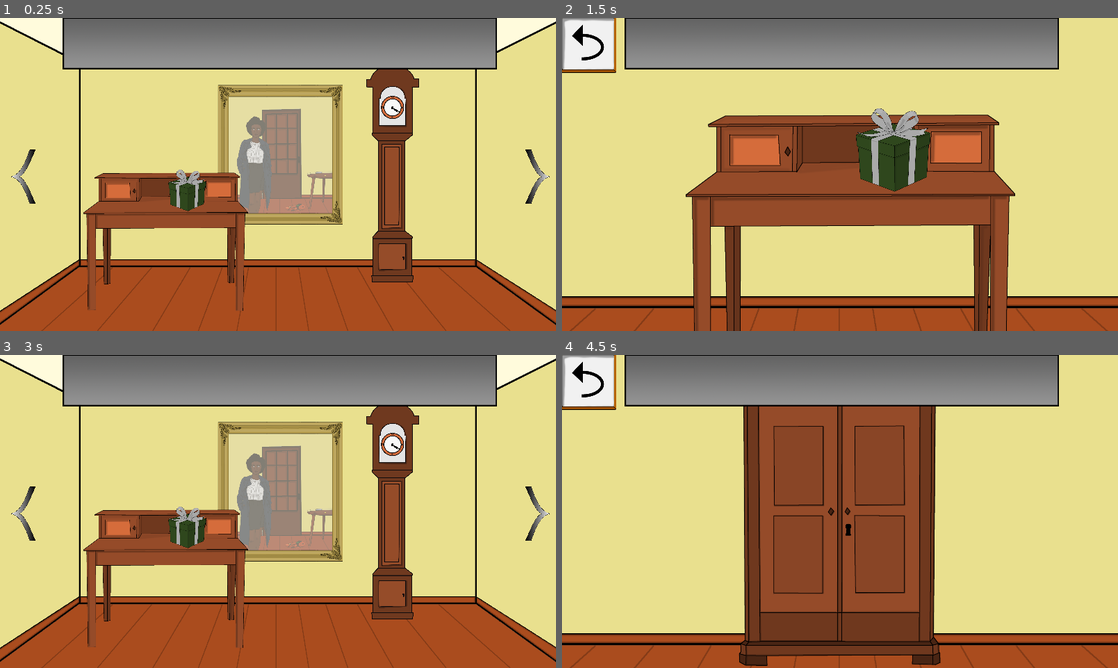
Above: before the commit, frames 1-4 (two rows, left to right).
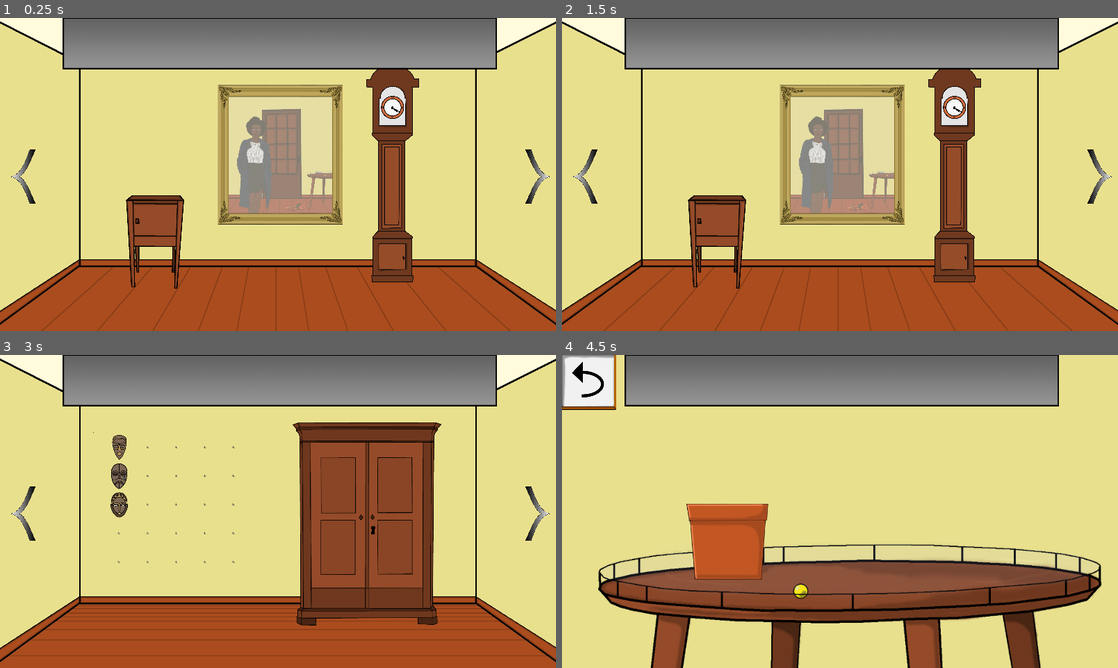
Above: after the commit, the same moments.

Repository: Paulpanther/GameJam11
Game: Godot game, scene res://Scenes/Main.tscn
Two runs of this game, one before a commit and one after it. Both use one fixed random seed, a clock stepped at 60 frames per second and the inputs below.
Inputs (mouse positions are in pixels of both pictures, inside the frame that each line leads up to):
- Up to frame 1 (0.25 s): no input
- Up to frame 2 (1.5 s): tap Enter at 0.5 s; move the mouse to (984, 174) at 0.52 s; click (984, 174) at 0.67 s; tap Space at 1.25 s; move the mouse to (751, 190) at 1.27 s; click (751, 190) at 1.42 s
- Up to frame 3 (3 s): tap Enter at 2 s; move the mouse to (328, 489) at 2.02 s; click (328, 489) at 2.17 s; tap Space at 2.75 s; move the mouse to (27, 380) at 2.77 s; click (27, 380) at 2.92 s
- Up to frame 4 (4.5 s): tap Enter at 3.5 s; move the mouse to (584, 511) at 3.52 s; click (584, 511) at 3.67 s; tap Space at 4.25 s; move the mouse to (928, 517) at 4.27 s; click (928, 517) at 4.42 s

The runs differ from the first frame. In frame 1, 5.9% of the frame differs, in the area x 15-45%, y 48-94%; in frame 2, 38%; in frame 3, 27%; in frame 4, 42%, in the area x 0-100%, y 16-100%.
Error before the commit: Invalid get index 'present_open' (on base: 'Node (global_flower_pot.gd)'). (res://Scripts/Room2/desk.gd:12)

Commit message:
Add desk but now working

Diff:
--- /dev/null
+++ b/Scenes/Room1/Drawer.tscn
@@ -0,0 +1,24 @@
+[gd_scene load_steps=5 format=2]
+
+[ext_resource path="res://Scripts/Room1/drawer.gd" type="Script" id=1]
+[ext_resource path="res://Sprites/Room1/kommode.png" type="Texture" id=2]
+[ext_resource path="res://Sprites/Room1/kommode_open.png" type="Texture" id=3]
+
+[sub_resource type="RectangleShape2D" id=1]
+extents = Vector2( 163.538, 255.271 )
+
+[node name="Drawer" type="Node2D"]
+script = ExtResource( 1 )
+
+[node name="DrawerOpen" type="Sprite" parent="."]
+texture = ExtResource( 3 )
+
+[node name="DrawerClosed" type="Sprite" parent="."]
+texture = ExtResource( 2 )
+
+[node name="DrawerTrigger" type="Area2D" parent="."]
+
+[node name="CollisionShape2D" type="CollisionShape2D" parent="DrawerTrigger"]
+position = Vector2( -62, -26 )
+shape = SubResource( 1 )
+[connection signal="input_event" from="DrawerTrigger" to="." method="on_click"]
--- /dev/null
+++ b/Scenes/Room1/DrawerDetail.tscn
@@ -0,0 +1,16 @@
+[gd_scene load_steps=3 format=2]
+
+[ext_resource path="res://Sprites/wall1.png" type="Texture" id=1]
+[ext_resource path="res://Scenes/Room1/Drawer.tscn" type="PackedScene" id=2]
+
+[node name="DrawerDetail" type="Node2D"]
+
+[node name="Sprite" type="Sprite" parent="."]
+position = Vector2( 966.656, 523.148 )
+scale = Vector2( 1.49169, 1.49169 )
+texture = ExtResource( 1 )
+
+[node name="Drawer" parent="." instance=ExtResource( 2 )]
+position = Vector2( 996.26, 810.931 )
+scale = Vector2( 1.2, 1.2 )
+interactable = true
--- a/Scenes/Room1/Room1.tscn
+++ b/Scenes/Room1/Room1.tscn
@@ -7,9 +7,7 @@
 [ext_resource path="res://Sprites/Room1/Clock/clockhand_small.png" type="Texture" id=5]
 [ext_resource path="res://Sprites/Room1/Clock/clockhand_big.png" type="Texture" id=6]
 [ext_resource path="res://Scenes/Room1/gfc_script_main_view.gd" type="Script" id=7]
-[ext_resource path="res://Scenes/Room2/Desk.tscn" type="PackedScene" id=8]
-
-
+[ext_resource path="res://Scenes/Room1/Drawer.tscn" type="PackedScene" id=8]
 
 [node name="Room1" type="Node2D"]
 script = ExtResource( 2 )
--- a/Scenes/Room2/DeskDetail.tscn
+++ b/Scenes/Room2/DeskDetail.tscn
@@ -2,8 +2,6 @@
 
 [ext_resource path="res://Sprites/wall1.png" type="Texture" id=1]
 [ext_resource path="res://Scenes/Room2/Desk.tscn" type="PackedScene" id=2]
-
-
 
 [node name="DrawerDetail" type="Node2D"]
 
@@ -12,7 +10,7 @@
 scale = Vector2( 1.49169, 1.49169 )
 texture = ExtResource( 1 )
 
-[node name="Drawer" parent="." instance=ExtResource( 2 )]
+[node name="Desk" parent="." instance=ExtResource( 2 )]
 position = Vector2( 996.26, 810.931 )
 scale = Vector2( 1.2, 1.2 )
 interactable = true
--- a/Scenes/Room2/Room2.tscn
+++ b/Scenes/Room2/Room2.tscn
@@ -1,7 +1,8 @@
-[gd_scene load_steps=4 format=2]
+[gd_scene load_steps=5 format=2]
 
 [ext_resource path="res://Sprites/wall2.png" type="Texture" id=1]
 [ext_resource path="res://Scripts/Room2/room2.gd" type="Script" id=2]
+[ext_resource path="res://Scenes/Room2/Desk.tscn" type="PackedScene" id=3]
 [ext_resource path="res://Scenes/Room2/Window.tscn" type="PackedScene" id=4]
 
 [node name="Room2" type="Node2D"]
@@ -14,3 +15,7 @@
 [node name="Window" parent="." instance=ExtResource( 4 )]
 position = Vector2( 598.51, 463.341 )
 scale = Vector2( 0.5, 0.5 )
+
+[node name="Desk" parent="." instance=ExtResource( 3 )]
+position = Vector2( 1266.44, 733.235 )
+scale = Vector2( 0.6, 0.6 )
--- a/Scripts/Globals/global_flower_pot.gd
+++ b/Scripts/Globals/global_flower_pot.gd
@@ -21,3 +21,4 @@
 var drawer_open = false
 var closet_open = false
 var door_open = false
+var present_open = false
